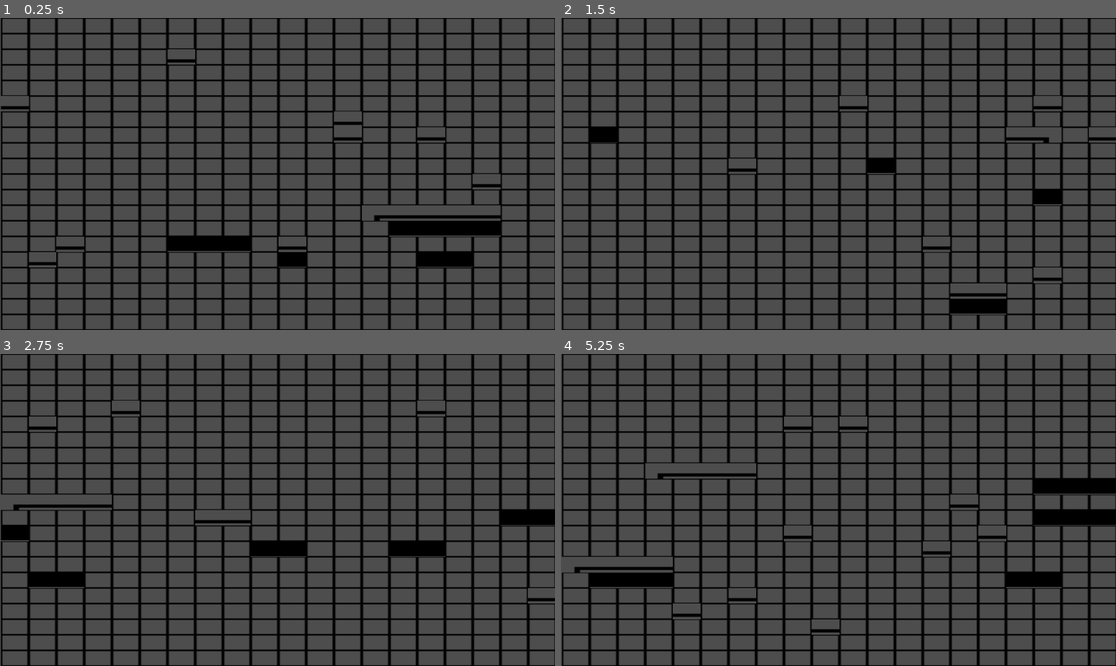
Above: before the commit, frames 1-4 (two rows, left to right).
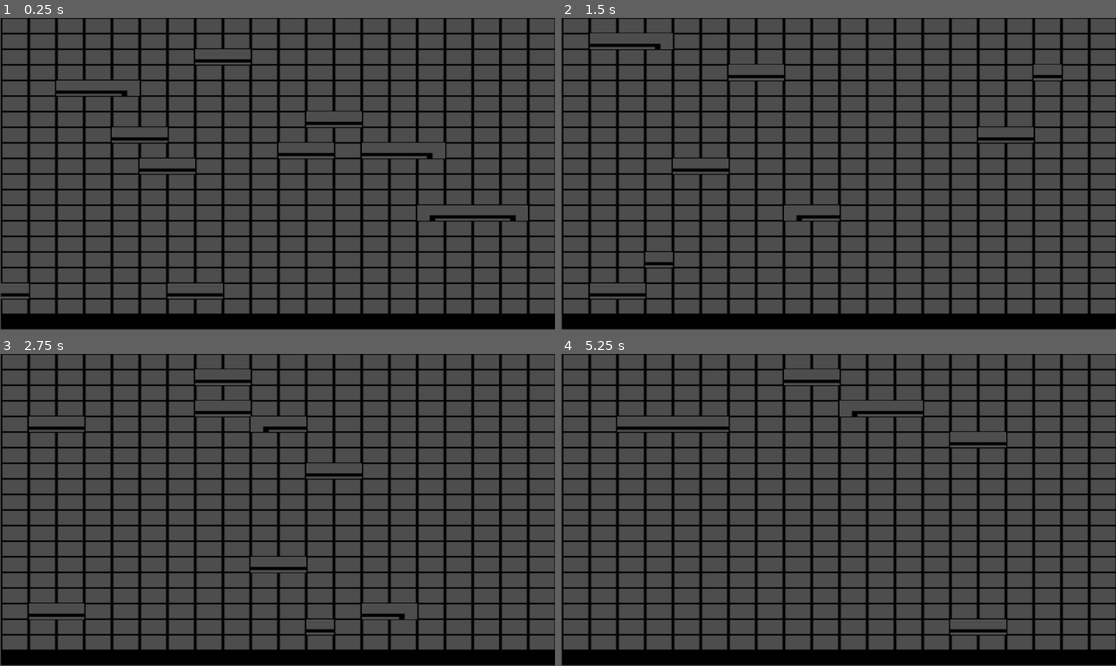
Above: after the commit, the same moments.

Repository: Deiuca/Grammatica
Game: Godot game, scene res://progetto.tscn
Two runs of this game, one before a commit and one after it. Both use one fixed random seed, a clock stepped at 60 frames per second and the inputs below.
Inputs:
- Up to frame 1 (0.25 s): no input
- Up to frame 2 (1.5 s): tap Enter at 0.5 s; hold R 0.53-1.28 s; tap R at 1.35 s
- Up to frame 3 (2.75 s): tap Space at 2 s; hold R from 2.03 s (still down)
- Up to frame 4 (5.25 s): release R at 2.78 s; tap R at 2.85, 4.35 s; tap Enter at 3.5 s; hold R 3.53-4.28 s; tap Space at 5 s; hold R from 5.03 s (still down)

The runs differ from the first frame. In frame 1, 9.7% of the frame differs, in the area x 0-100%, y 10-100%; in frame 2, 8.0%; in frame 3, 9.1%; in frame 4, 10%, in the area x 0-100%, y 4-100%.

Commit message:
Sistema finito, Stesura cond sosti
Fix varie al sistema di grammatica
+ Introdotte espressioni aritmetiche in condizioni
+Inizio stesura condizioni su regole

Diff:
--- a/Script/generatore_livello.gd
+++ b/Script/generatore_livello.gd
@@ -9,7 +9,7 @@
 var randomGenerator : RandomNumberGenerator = RandomNumberGenerator.new()
 
 var celle = []
-var stringa = "AAAAAAAAAAAAAAAAAAAAT"
+var stringa = ""
 
 # Called when the node enters the scene tree for the first time.
 func _ready():
@@ -18,12 +18,34 @@
 	print(generator_seed)
 
 	inizializza_griglia()
-	while stringa.length() < width*height:
+
+	for h in height:
+		for w in width:
+			if h != height-1:
+				stringa += "A"
+			else:
+				stringa += "T"
+
+	var c = 0
+	while c < 1:
 		applica_regole()
+		c+=1
+
 	print(stringa.length())
 	str_to_grid()
 	print(stringa)
 
+
+func calcola_str(espressione: String) -> int:
+	var risultato = 0
+	var expr = Expression.new()
+	var error = expr.parse(espressione)
+	if error != OK:
+		print("Errore di parsing: ", error)
+		return risultato
+	else:
+		risultato = expr.execute()
+	return risultato
 
 # Called every frame. 'delta' is the elapsed time since the previous frame.
 func _process(delta):
@@ -40,6 +62,7 @@
 		var indxTrigger = trova_in_str(regola[1])
 		while indxTrigger != -1:
 			var daSostituire = true
+
 			#Cond aggiuntive
 			for cond in regola[2]:
 				daSostituire = daSostituire and verifica_cond(cond, indxTrigger)
@@ -50,9 +73,6 @@
 					correzione_indice = applica_sostituzioni(regola[3], indxTrigger)
 
 			indxTrigger = trova_in_str(regola[1], indxTrigger+1+correzione_indice)
-
-			if stringa.length() >= width*height:
-				return
 
 func inizializza_griglia():
 
@@ -73,24 +93,26 @@
 	if not sostituzioni.size() > 0:
 		return 0
 	for sost in sostituzioni:
+		sost = sost.replace("w", str(width))
+		sost = sost.replace("h", str(height))
 		var num = ""
 		if sost[0] == "+":
 			sost = sost.left(1)
 		#ritorna num
-		while sost[0].is_valid_int() or sost[0] == "-":
+		while sost[0].is_valid_int() or sost[0] == "-" or sost[0] == "+":
 			num += sost[0]
 			sost = sost.right(sost.length()-(1))
-		num = num.to_int()
+		num = calcola_str(num) if num != "" else 0
 		var indice = trigger_index + num
 		while floori((indice / width)) != floori((indice+sost.length()-1) / width):
 			if sost.length() == 0:
 				return 0
 			sost = sost.substr(0, sost.length() - 1)
-		stringa = sostituisci_in_indice(sost, indice)
+		sostituisci_in_indice(sost, indice)
 		correzione += sost.length()
 	return correzione-1
 
-func sostituisci_in_indice(sostituzione: String, indice: int) -> String:
+func sostituisci_in_indice(sostituzione: String, indice: int):
 	if indice < 0 or indice >= stringa.length():
 		return stringa
 
@@ -98,32 +120,23 @@
 	var i = 0
 
 	while i < sostituzione.length():
-		if indice + i < stringa.length() and sostituzione[i] == "*":
-			risultato += stringa[indice + i]
-		else:
-			risultato += sostituzione[i]
+		if sostituzione[i] != "*":
+			stringa[indice + i] = sostituzione[i]
 		i += 1
-
-	var prima_dell_indice = stringa.left(indice)
-	var test = stringa.length()
-	var dopo_l_indice = ""
-	if indice + sostituzione.length()-1 < stringa.length():
-		dopo_l_indice = stringa.substr(indice+1)
-
-	return prima_dell_indice + risultato + dopo_l_indice
 
 func verifica_cond(cond, trigger_index := 0)-> bool:
 	cond = cond.replace("w", str(width))
 	cond = cond.replace("h", str(height))
+
 	var num = ""
 	if cond[0] == "+":
 		cond = cond.right(-1)
 
 	#ritorna num
-	while cond[0].is_valid_int() or cond[0] == "-":
+	while cond[0].is_valid_int() or cond[0] == "-" or cond[0] == "+":
 		num += cond[0]
 		cond = cond.right(-1)
-	num = num.to_int()
+	num = calcola_str(num) if num != "" else 0
 	var index = trigger_index + num
 	if index >= 0 and index < (stringa.length() - cond.length()):
 		var subDaControllare = stringa.substr(index, cond.length())
--- a/Script/regole.gd
+++ b/Script/regole.gd
@@ -2,13 +2,11 @@
 
 var regole = [
 	#Nome; Trigger; Condizioni Aggiuntive; Sostituzione; Probabilità (deve essere ultima, modica in applica_regole)
-	#["regola1", "T", [], ["TTT"], 100.0],
-	["test", "A", ["-wP"], ["T"], 100.0],
-	["regola2", "A", ["+wA", "-wA"], ["P"], 2.5],
-	["regola3", "A", [], ["AAA"], 50.0],
-	["regola4", "PA", ["+wA", "-wA"], ["PE"], 40.0],
-	["regola5", "AP", ["+wA", "-wA"], ["eP"], 40.0],
-	["regola6", "P", ["+wA", "-wA", "+1A"], ["PP"], 40.0],
+	["regola1", "T", [], ["TTT"], 100.0],
+	["regola2", "A", ["+wA", "-wA","-w+1A", "+w+1A", "-w-1A", "+w-1A"], ["P"], 2.5],
+	["regola6", "P", ["+wA", "-wA", "-w+1A", "+w+1A" ,"+1A", "-w+2A", "+w+2A"], ["PP"], 80.0],
+	["regola4", "PA", ["+wA", "-wA"], ["PE"], 50.0],
+	["regola5", "AP", ["+wA", "-wA"], ["eP"], 50.0],
 ]
 
 var lettere_to_texture ={
--- a/progetto.tscn
+++ b/progetto.tscn
@@ -8,3 +8,4 @@
 script = ExtResource("1_vmv75")
 
 [node name="Generatore Livello" parent="." instance=ExtResource("1_ehiig")]
+generator_seed = 1021
